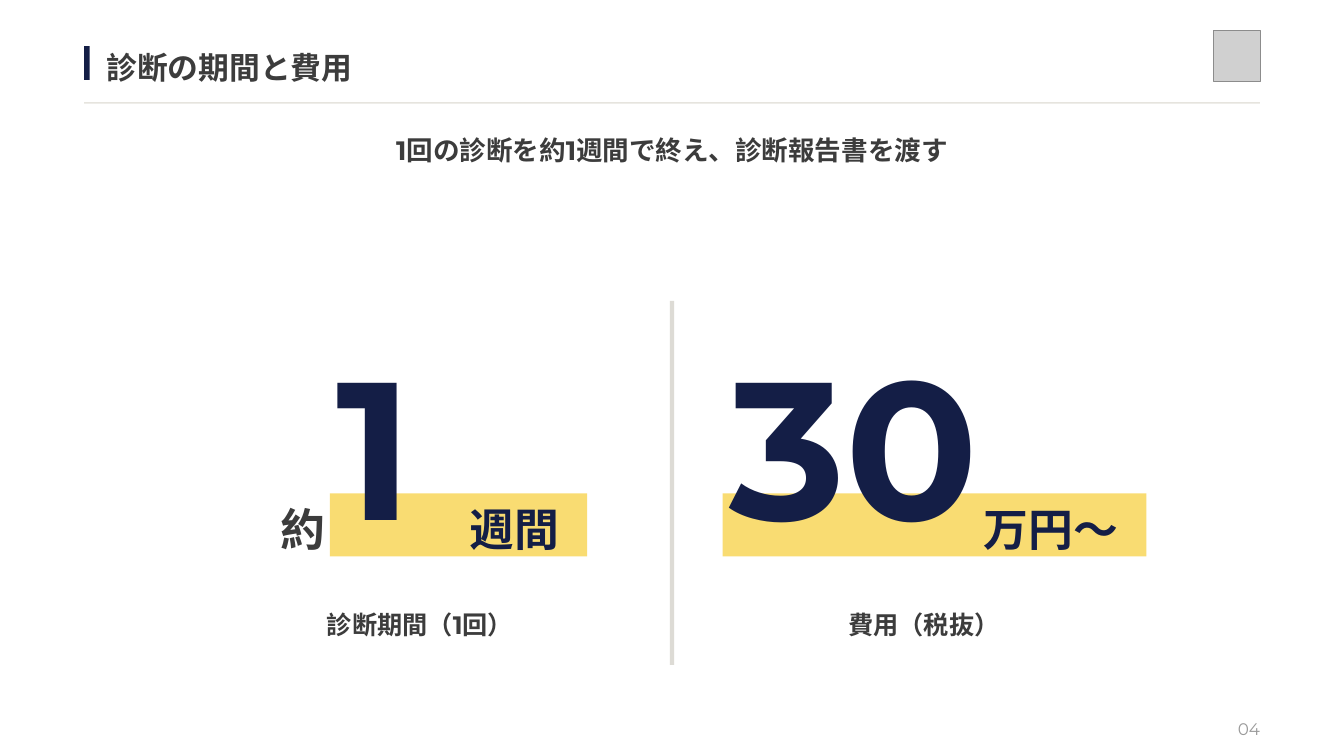
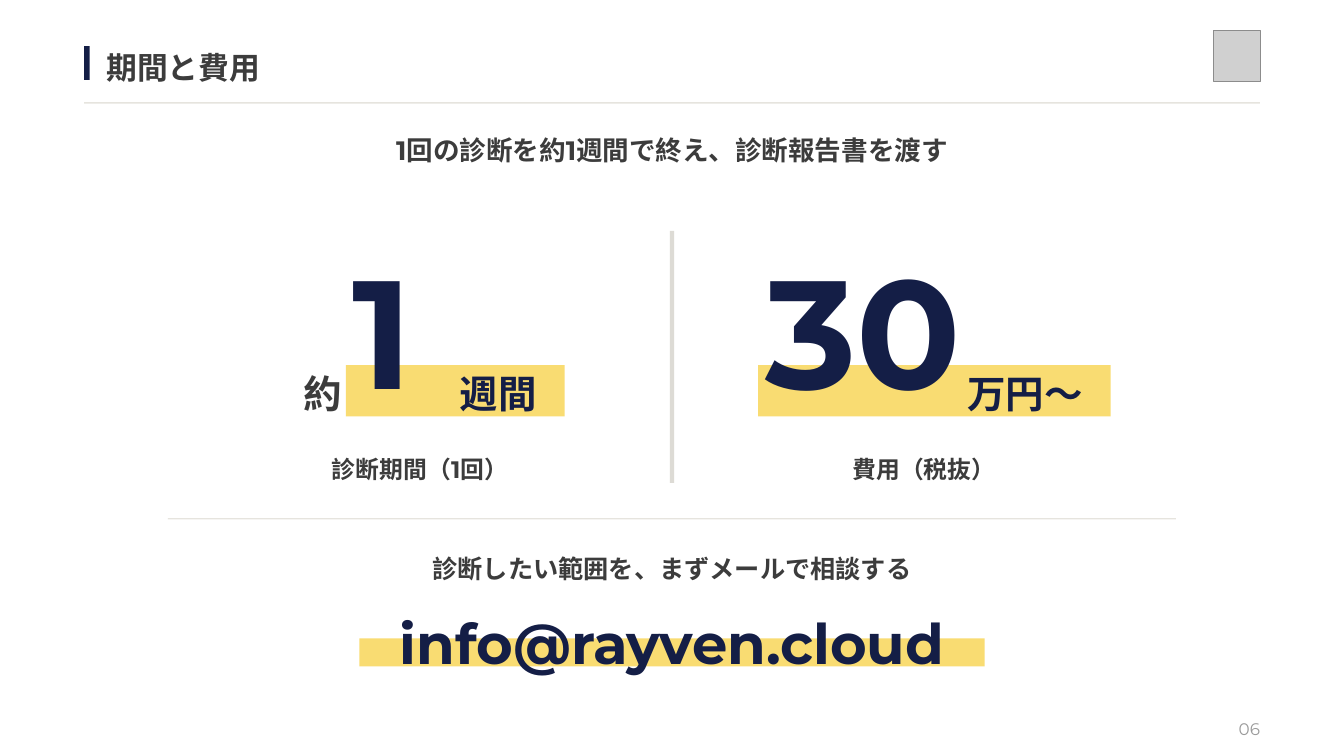
Before and after one commit to yoshiy-dev/yoshiy-dev, a slide deck: slide 6 of artex-deck/Artex_サービス説明.pptx (slide 4 before the commit). Drawn at 1344x756 pixels with LibreOffice and Linux fonts; fonts in the diff are those of the drawing; grey boxes stand for pictures. Boxes give left, top, right and bottom in pixels: in the first picture for what was removed or moved away, otherwise in the second. Text is boxed around its words. In the diff, an @@ line names an element or a change of style, - is before the commit and + after.

```diff
--- a/artex-deck/Artex_サービス説明.pptx
+++ b/artex-deck/Artex_サービス説明.pptx
@@ text at (x1=106, y1=53, x2=260, y2=82): text changed @@
-診断の期間と費用
+期間と費用
@@ text "1" moved from (x1=337, y1=330, x2=414, y2=564) to (x1=353, y1=239, x2=413, y2=423) @@
@@ text "1" at (x1=353, y1=239, x2=413, y2=423): size 140 to 110 pt @@
@@ rectangle resized from (x1=670, y1=301, x2=675, y2=665) to (x1=670, y1=231, x2=675, y2=483) @@
@@ text "30" at (x1=765, y1=239, x2=961, y2=423): size 140 to 110 pt @@
@@ text "30" moved from (x1=730, y1=330, x2=979, y2=564) to (x1=765, y1=239, x2=961, y2=423) @@
@@ text "約" moved from (x1=281, y1=508, x2=326, y2=550) to (x1=303, y1=375, x2=341, y2=412) @@
@@ rectangle resized from (x1=330, y1=494, x2=587, y2=557) to (x1=346, y1=365, x2=565, y2=416) @@
@@ text "週間" moved from (x1=470, y1=509, x2=560, y2=558) to (x1=460, y1=376, x2=537, y2=419) @@
@@ rectangle resized from (x1=723, y1=494, x2=1146, y2=557) to (x1=758, y1=365, x2=1111, y2=416) @@
@@ size 32 to 27.5 pt in 3 elements at (x1=460, y1=376, x2=537, y2=419), (x1=303, y1=375, x2=341, y2=412), (x1=967, y1=377, x2=1082, y2=419) @@
@@ text "万円〜" moved from (x1=984, y1=510, x2=1118, y2=558) to (x1=967, y1=377, x2=1082, y2=419) @@
@@ text "診断期間（1回）" moved from (x1=327, y1=612, x2=513, y2=637) to (x1=332, y1=457, x2=508, y2=481) @@
@@ text "診断期間（1回）" at (x1=332, y1=457, x2=508, y2=481): size 18 to 17 pt @@
@@ text "費用（税抜）" moved from (x1=848, y1=612, x2=999, y2=637) to (x1=852, y1=457, x2=995, y2=481) @@
@@ text "費用（税抜）" at (x1=852, y1=457, x2=995, y2=481): size 18 to 17 pt @@
@@ rectangle added at (x1=168, y1=518, x2=1177, y2=519), fill #E6E4DE @@
@@ text added at (x1=433, y1=556, x2=912, y2=581), 18 pt, text #3C3C3C, bold @@
+診断したい範囲を、まずメールで相談する
@@ text added at (x1=400, y1=620, x2=944, y2=676), 40 pt, text #141E46, bold @@
+info@rayven.cloud
@@ rectangle added at (x1=360, y1=638, x2=985, y2=666), fill #F9DC72 @@
@@ text at (x1=1239, y1=723, x2=1260, y2=735): text changed @@
-04
+06
```
Also in this commit, not shown: 2 other slides changed, 1 slide added, 1 slide removed, 4 other files.
